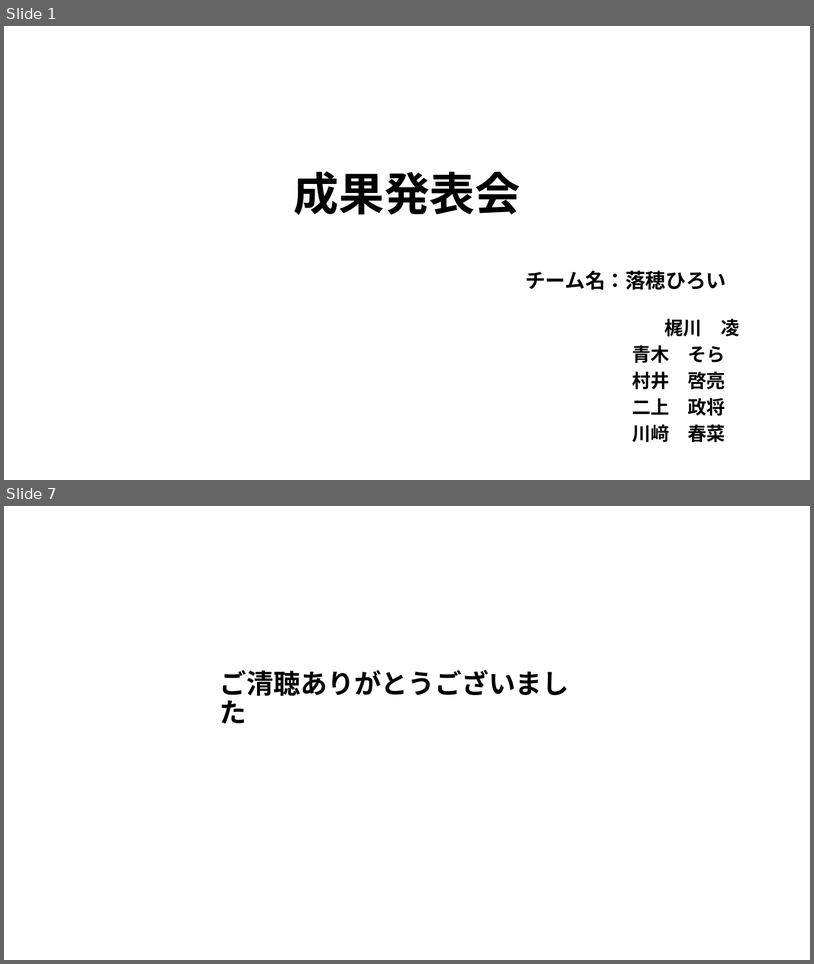
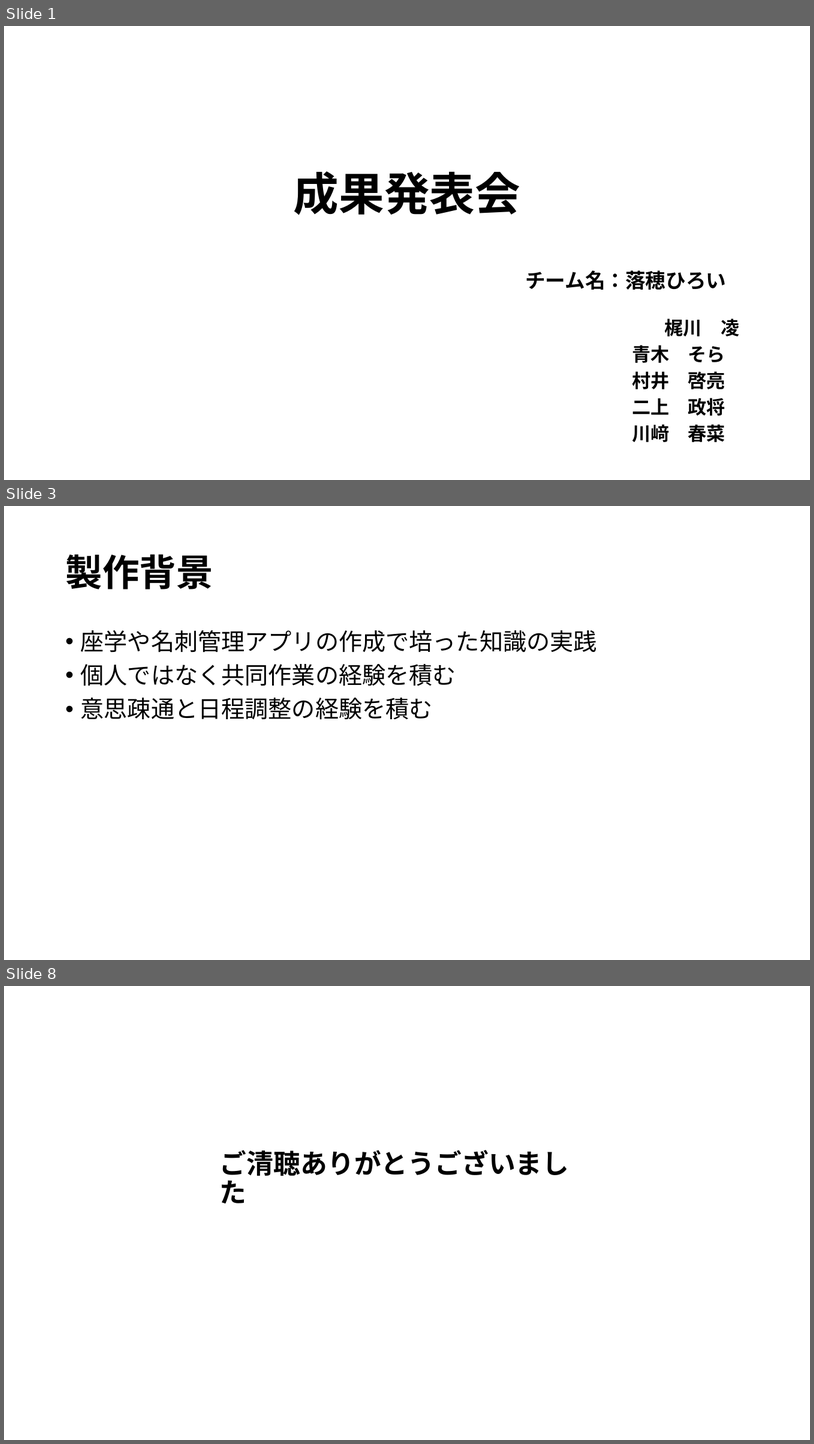
Before and after one commit to plusdojo2025/A5, a slide deck: documents/発表準備/6月成果発表会.pptx. Shown one above the other, each under a label of ours: slides 1 and 7 before the commit, slides 1, 3 and 8 after it; the slides between them are not shown. The pictures are 814x964 and 814x1444 pixels, drawn with LibreOffice and Linux fonts; fonts in the diff are those of the drawing. Boxes give left, top, right and bottom in pixels: in the first picture for what was removed or moved away, otherwise in the second. Text is boxed around its words. In the diff, an @@ line names an element or a change of style, - is before the commit and + after.

```diff
--- a/documents/発表準備/6月成果発表会.pptx
+++ b/documents/発表準備/6月成果発表会.pptx
@@ slide 3 added at box(4, 506, 810, 960), background #FFFFFF @@
@@ title added at box(65, 554, 213, 589), 44 pt, text #000000, bold @@
+製作背景
@@ text added at box(81, 630, 597, 720), 28 pt, text #000000 @@
+• 座学や名刺管理アプリの作成で培った知識の実践
+• 個人ではなく共同作業の経験を積む
+• 意思疎通と日程調整の経験を積む
@@ what was slide 7 is now slide 8 @@
```
Also in this commit, not shown: 1 slide changed, 4 other slides added, 4 slides removed, 2 other files.
